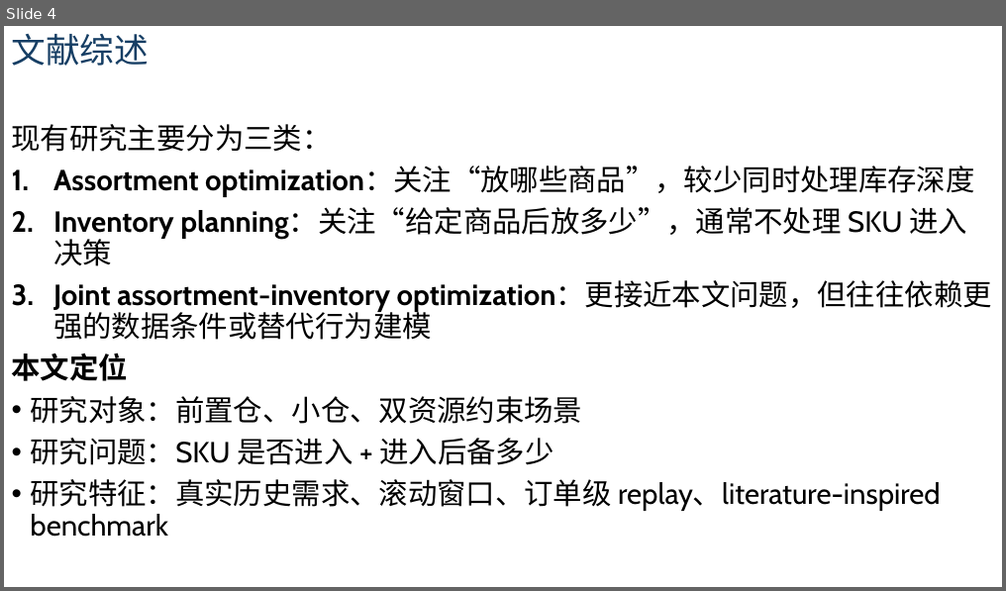
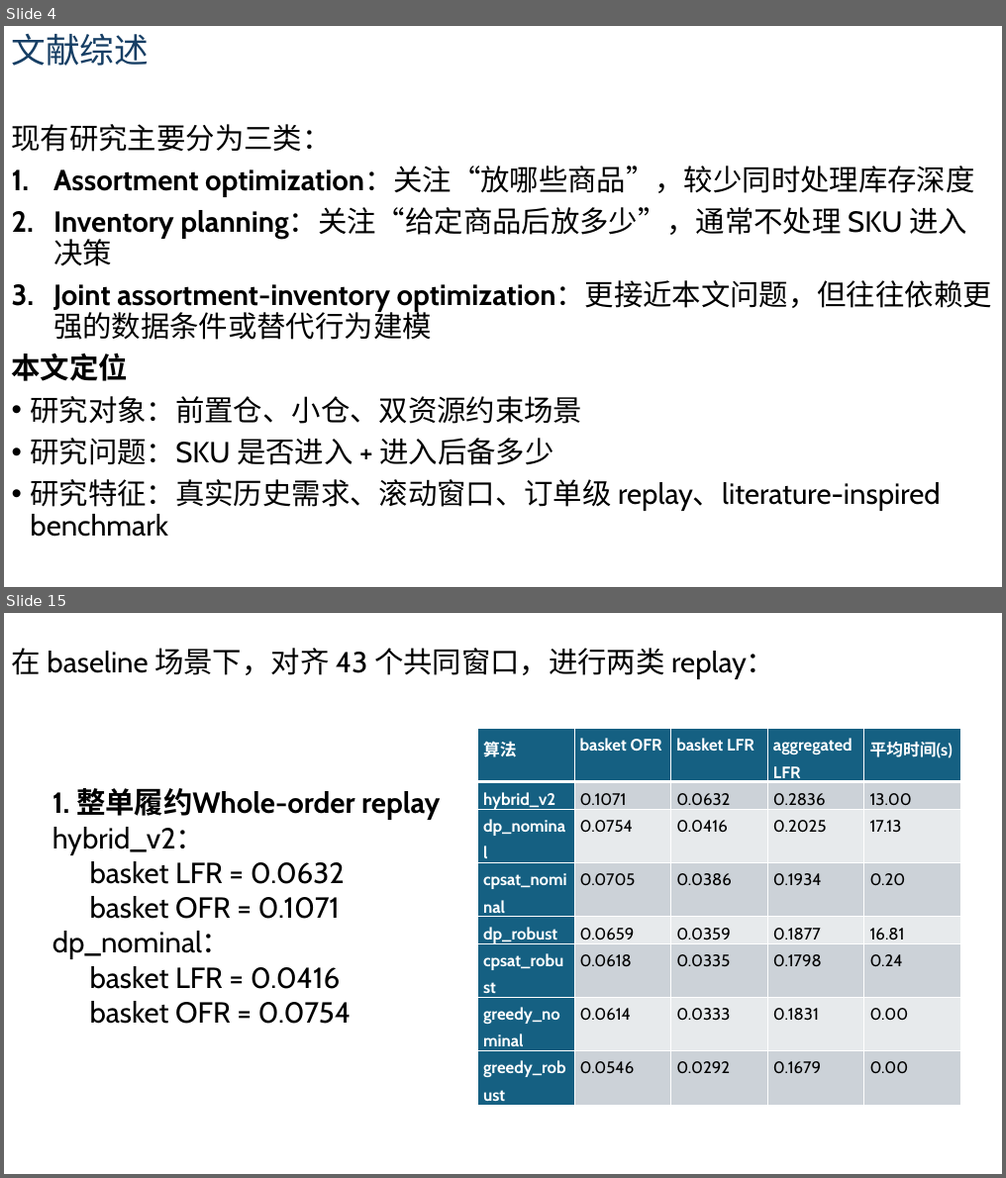
Before and after one commit to MartinWANGMUTIAN/OR_tools, a slide deck: Presentation1.pptx. Shown one above the other, each under a label of ours: slide 4 before the commit, slides 4 and 15 after it; the slides between them are not shown. The pictures are 1006x591 and 1006x1178 pixels, drawn with LibreOffice and Linux fonts; fonts in the diff are those of the drawing. Boxes give left, top, right and bottom in pixels: in the first picture for what was removed or moved away, otherwise in the second. Text is boxed around its words. In the diff, an @@ line names an element or a change of style, - is before the commit and + after.

```diff
--- a/Presentation1.pptx
+++ b/Presentation1.pptx
@@ slide 15 added at [4, 613, 1002, 1174], background #FFFFFF @@
@@ text added at [12, 648, 775, 679], 28 pt, text #000000 @@
+在 baseline 场景下，对齐 43 个共同窗口，进行两类 replay：
@@ table added at [478, 728, 960, 1088], 8 rows, 5 columns @@
+算法 | basket OFR | basket LFR | aggregated LFR | 平均时间(s)
+hybrid_v2 | 0.1071 | 0.0632 | 0.2836 | 13.00
+dp_nominal | 0.0754 | 0.0416 | 0.2025 | 17.13
+cpsat_nominal | 0.0705 | 0.0386 | 0.1934 | 0.20
+dp_robust | 0.0659 | 0.0359 | 0.1877 | 16.81
+cpsat_robust | 0.0618 | 0.0335 | 0.1798 | 0.24
+greedy_nominal | 0.0614 | 0.0333 | 0.1831 | 0.00
+greedy_robust | 0.0546 | 0.0292 | 0.1679 | 0.00
@@ text added at [53, 788, 440, 1024], 28 pt, text #000000 @@
+1. 整单履约Whole-order replay
+hybrid_v2：
+  basket LFR = 0.0632
+  basket OFR = 0.1071
+dp_nominal：
+  basket LFR = 0.0416
+  basket OFR = 0.0754
```
Also in this commit, not shown: 12 other slides added, 7 other files.
